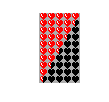
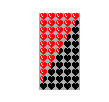
Layers edited between the first and the second 109x102 image:
added layer "Layer 1" above "0.5" over [40, 83, 47, 90]
added layer "0.5" (1st of 2) above "0.5" over [39, 83, 80, 90]